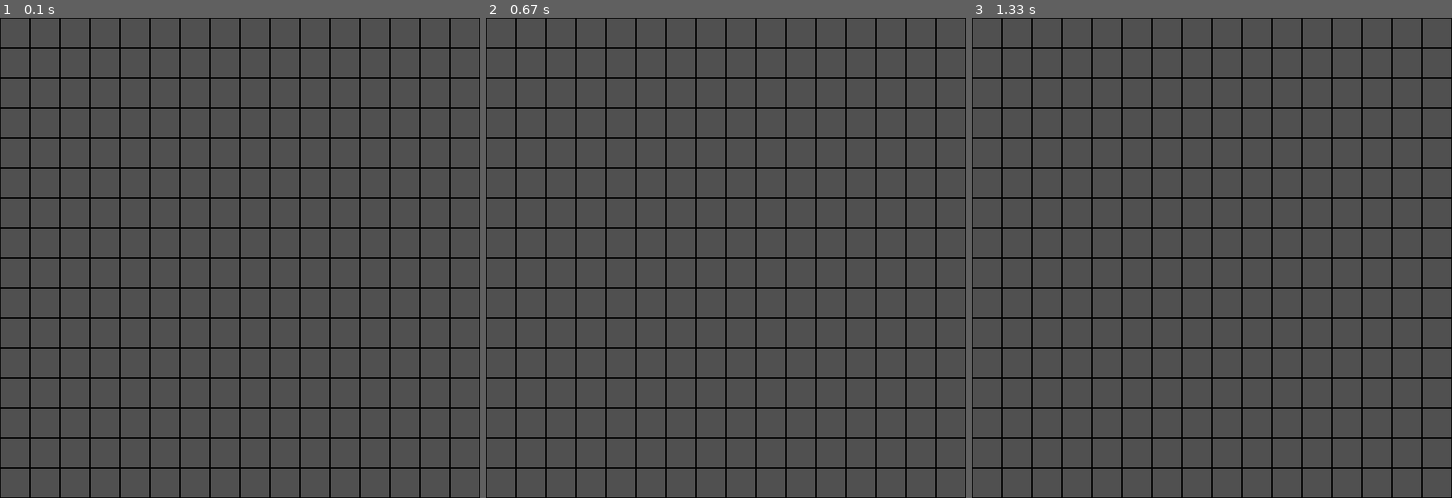
Above: before the commit, frames 1-3 (left to right).
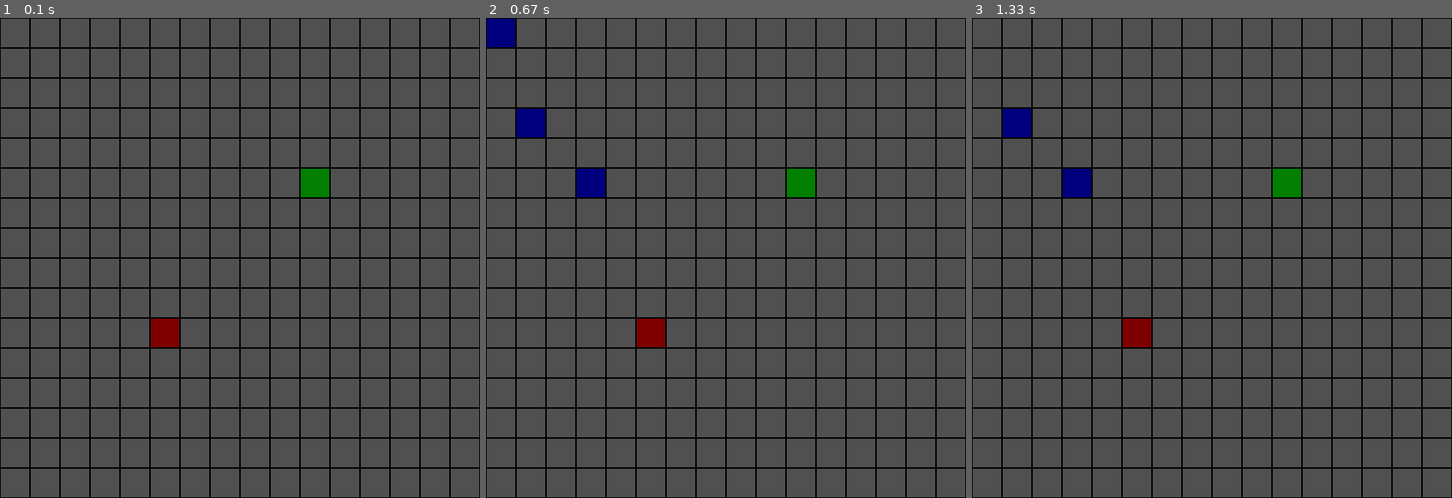
Above: after the commit, the same moments.

Repository: Keltres/A_star_python
Game: pygame game, started from maze.py
The game is run twice, just before and just after one commit, with the same random seed, the same clock (stepped at 60 frames per second) and the same inputs.
Inputs (mouse positions are in pixels of both pictures, inside the frame that each line leads up to):
- Up to frame 1 (0.1 s): no input
- Up to frame 2 (0.67 s): press the mouse at (500, 32) at 0.37 s; move the mouse to (538, 109) at 0.47 s; release the mouse at (577, 186) at 0.6 s
- Up to frame 3 (1.33 s): press the mouse at (986, 32) at 0.7 s; move the mouse to (1120, 205) at 0.8 s; release the mouse at (1255, 378) at 0.93 s

The runs differ from the first frame. In frame 1, 0.7% of the frame differs, in the area x 31-69%, y 31-69%; in frame 2, 1.8%, in the area x 0-69%, y 0-69%; in frame 3, 1.4%.

Commit message:
drag drawing

Diff:
--- a/maze.py
+++ b/maze.py
@@ -1,3 +1,5 @@
+import sys
+
 import pygame
 # from tiles import Tile
 from astarpygame.grid import Grid
@@ -16,11 +18,32 @@
 clock = pygame.time.Clock()
 screen = pygame.display.set_mode((WIDTH, HEIGHT))
 
+grid = Grid(NUMBER_OF_BLOCKS, BLOCK_SIZE, screen)
+grid.set_start((5, 10))
+grid.set_finish((10, 5))
+
 def main():
 
-    grid = Grid(NUMBER_OF_BLOCKS, BLOCK_SIZE, screen)
+    element = None
     while True:
         clock.tick(45)
+        # events handling
+        for event in pygame.event.get():
+            if event.type == pygame.QUIT:
+                sys.exit()
+
+            # reset drag drawing
+            if event.type == pygame.MOUSEBUTTONUP:
+                element = None
+
+            if event.type == pygame.KEYDOWN:
+                if event.key == pygame.K_c:
+                    grid.cleanup(1)
+
+        # handling of a drag-drawing
+        if pygame.mouse.get_pressed()[0]:
+            element = grid.drag_drawing(pygame.mouse.get_pos(), element)
+
         pygame.display.flip()
 
 
